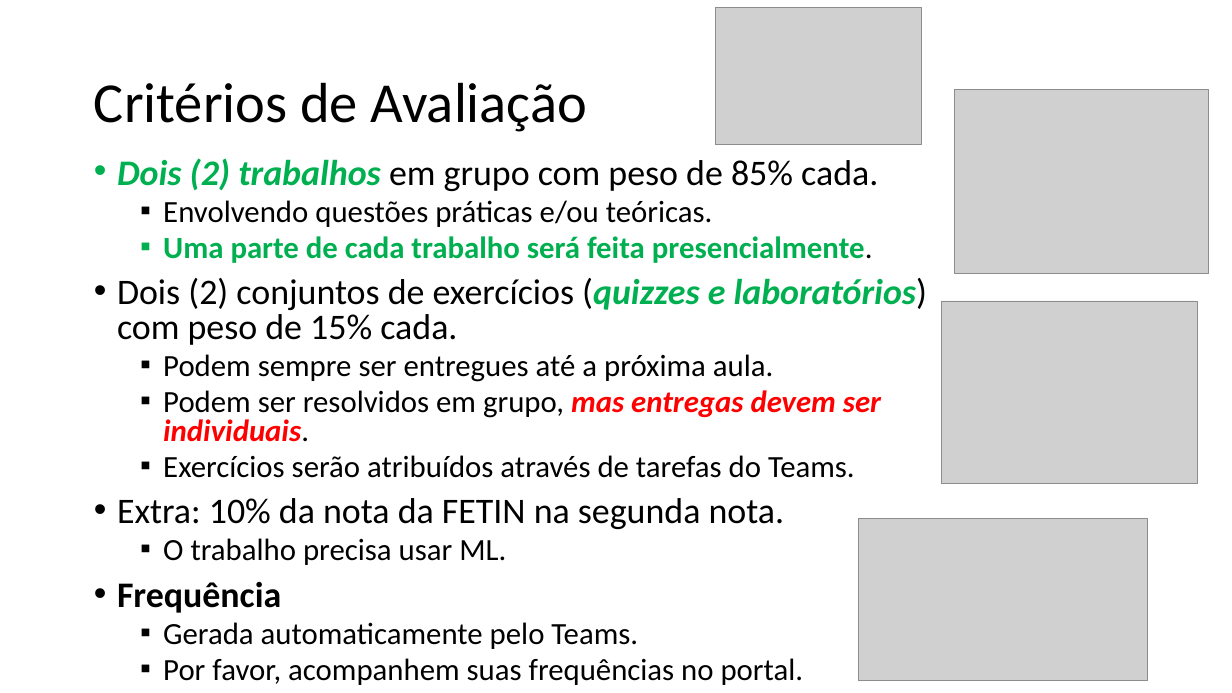
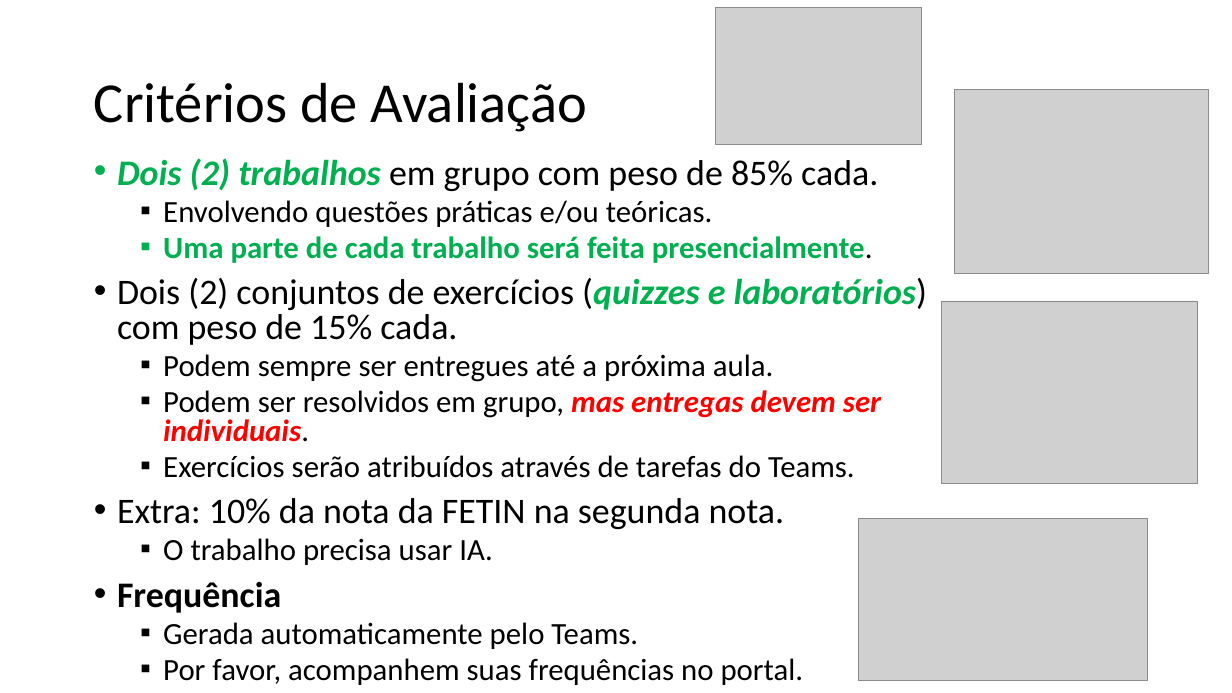
Before and after one commit to zz4fap/t320_aprendizado_de_maquina, a slide deck: slide 4 of slides/T320_Classificação (Parte I).pptx. Drawn at 1232x693 pixels with LibreOffice and Linux fonts; fonts in the diff are those of the drawing; grey boxes stand for pictures. Boxes give left, top, right and bottom in pixels: in the first picture for what was removed or moved away, otherwise in the second. Text is boxed around its words. In the diff, an @@ line names an element or a change of style, - is before the commit and + after.

```diff
--- a/slides/T320_Classificação (Parte I).pptx
+++ b/slides/T320_Classificação (Parte I).pptx
@@ text at bbox=[163, 538, 492, 565]: text changed @@
-  ▪ O trabalho precisa usar ML.
+  ▪ O trabalho precisa usar IA.
```
Also in this commit, not shown: 2 other slides changed, 1 other file.
